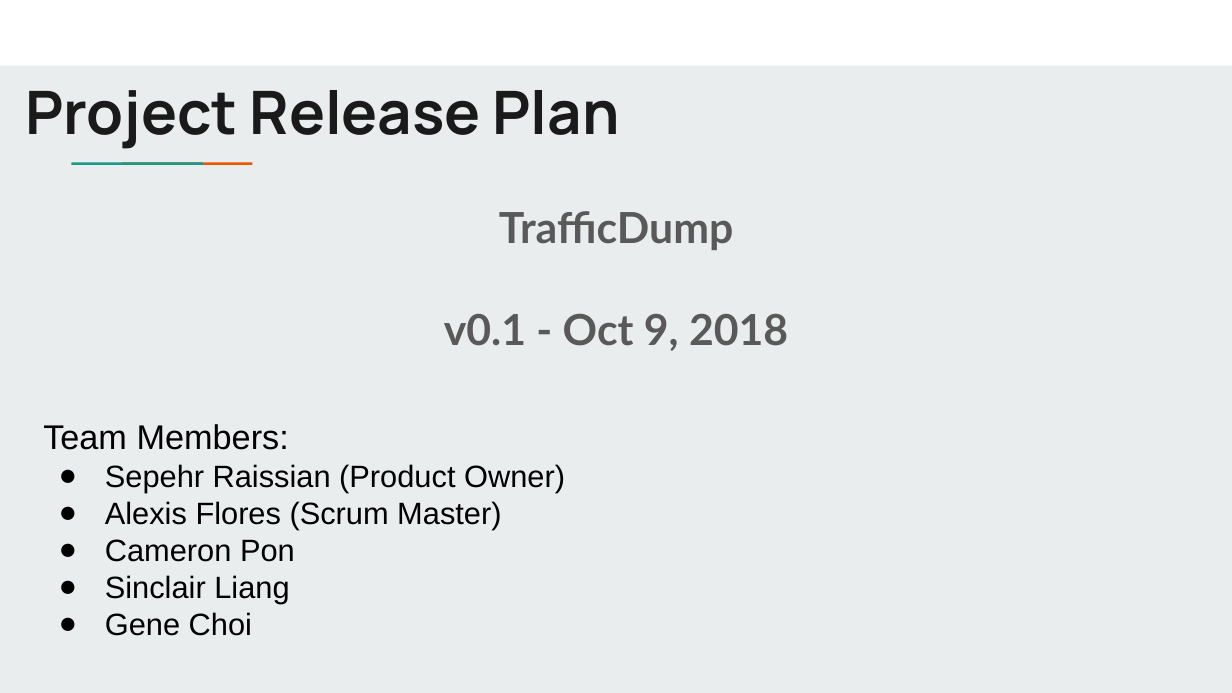
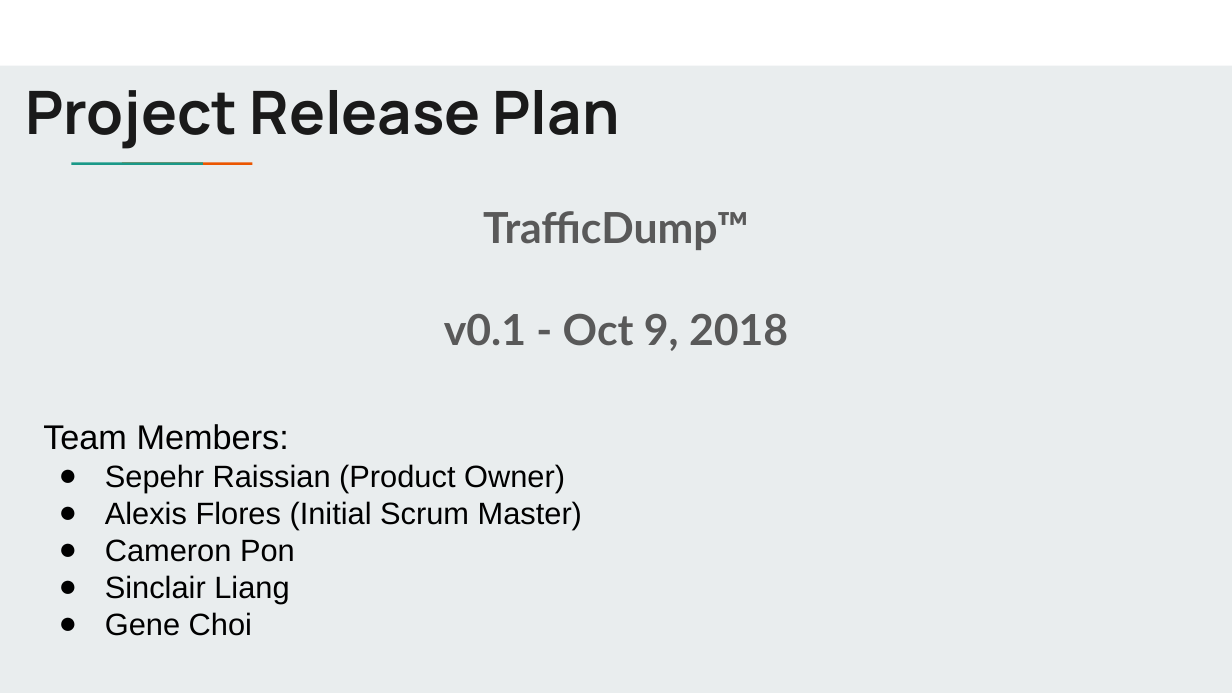
Before and after one commit to Cameron-Ozaki/cs115_TrafficDump, a slide deck: slide 1 of Project Release Plan.pptx. Drawn at 1232x693 pixels with LibreOffice and Linux fonts; fonts in the diff are those of the drawing. Boxes give left, top, right and bottom in pixels: in the first picture for what was removed or moved away, otherwise in the second. Text is boxed around its words. In the diff, an @@ line names an element or a change of style, - is before the commit and + after.

```diff
--- a/Project Release Plan.pptx
+++ b/Project Release Plan.pptx
@@ subtitle at [483,211,749,250]: text changed @@
-TrafficDump
+TrafficDump™
@@ text at [105,501,582,529]: text changed @@
-● Alexis Flores (Scrum Master)
+● Alexis Flores (Initial Scrum Master)
```
Also in this commit, not shown: 4 other slides changed, 2 slides added.
